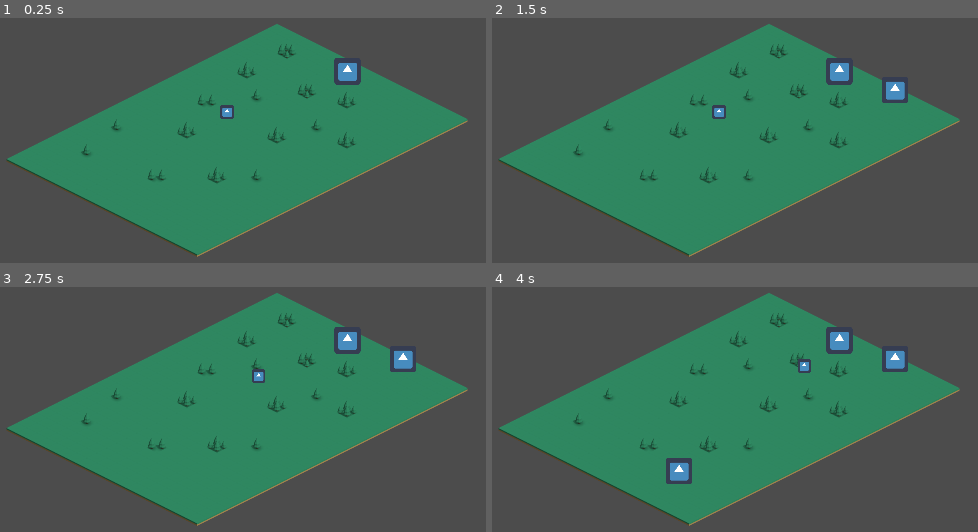
Above: before the commit, frames 1-4 (two rows, left to right).
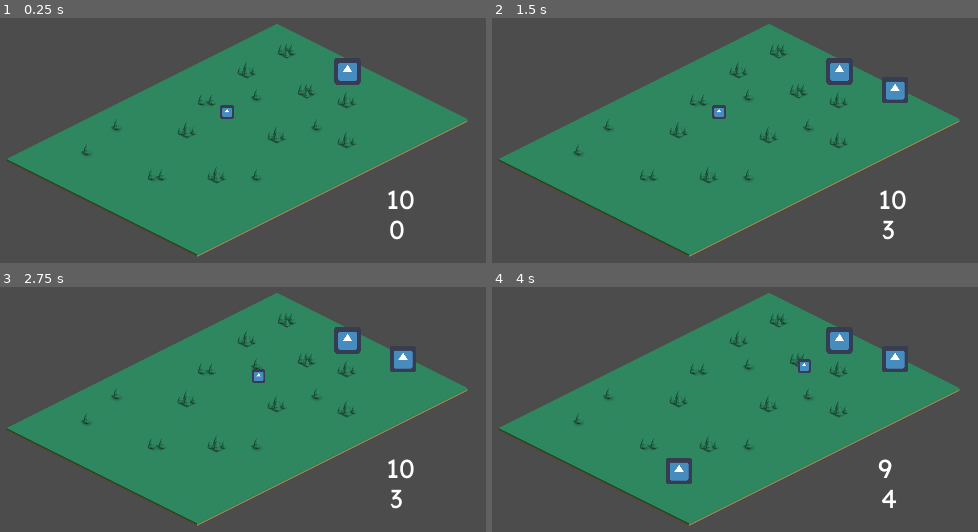
Above: after the commit, the same moments.

Repository: rayosdev/Doorigin
Game: Godot game, scene res://Main.tscn
Two runs of this game, one before a commit and one after it. Both use one fixed random seed, a clock stepped at 60 frames per second and the inputs below. The engine's default icon, where the game draws it, is replaced by a stand-in: a white triangle on a blue panel in a dark square.
Inputs (mouse positions are in pixels of both pictures, inside the frame that each line leads up to):
- Up to frame 1 (0.25 s): no input
- Up to frame 2 (1.5 s): tap Enter at 0.5 s; move the mouse to (895, 89) at 0.52 s; hold D (move_right) 0.53-1.28 s; tap Space (place_tower) at 0.6, 1.25 s; click (895, 89) at 0.67 s; move the mouse to (560, 135) at 1.27 s; hold S (move_down) from 1.28 s (still down); tap F (settle_base) at 1.35 s
- Up to frame 3 (2.75 s): tap Enter at 2 s; move the mouse to (outside the picture) at 2.02 s; release S (move_down) at 2.03 s; hold D (move_right) from 2.03 s (still down); tap Space (place_tower) at 2.1 s
- Up to frame 4 (4 s): move the mouse to (676, 470) at 2.77 s; release D (move_right) at 2.78 s; hold W (move_up) 2.78-3.53 s; tap F (settle_base) at 2.85 s; click (676, 470) at 2.92 s; tap Space (place_tower) at 3.5, 3.6 s; move the mouse to (958, 448) at 3.52 s; hold A (move_left) from 3.53 s (still down)

The runs differ from the first frame. In frame 1, 0.3% of the frame differs, in the area x 79-86%, y 70-91%; in frame 2, 0.3%; in frame 3, 0.3%; in frame 4, 0.2%.

Commit message:
legg til UI med pris og ressurser

Diff:
--- a/Main.tscn
+++ b/Main.tscn
@@ -1,10 +1,12 @@
-[gd_scene load_steps=10 format=2]
+[gd_scene load_steps=14 format=2]
 
 [ext_resource path="res://SnowTileset.tres" type="TileSet" id=1]
 [ext_resource path="res://GrassTileset.tres" type="TileSet" id=2]
 [ext_resource path="res://script/TowerSpawner.gd" type="Script" id=3]
+[ext_resource path="res://script/UI_Canvas.gd" type="Script" id=4]
 [ext_resource path="res://icon.png" type="Texture" id=5]
 [ext_resource path="res://Enemy.gd" type="Script" id=6]
+[ext_resource path="res://assets/fonts/Lexend-VariableFont_wght.ttf" type="DynamicFontData" id=7]
 
 [sub_resource type="CircleShape2D" id=1]
 
@@ -16,6 +18,14 @@
 outlines = [ PoolVector2Array( -539, 118, 109, -207, 566, 22, -83, 347 ), PoolVector2Array( 36, 167, 60, 155, 86, 167,  …(603 unchanged characters)…
 
 [sub_resource type="CircleShape2D" id=4]
+
+[sub_resource type="DynamicFont" id=5]
+size = 64
+font_data = ExtResource( 7 )
+
+[sub_resource type="DynamicFont" id=6]
+size = 64
+font_data = ExtResource( 7 )
 
 [node name="Main" type="Node2D"]
 
@@ -109,5 +119,27 @@
 [node name="TowerSpawner" type="Node2D" parent="."]
 script = ExtResource( 3 )
 
+[node name="UI Canvas" type="Control" parent="."]
+margin_right = 40.0
+margin_bottom = 40.0
+script = ExtResource( 4 )
+
+[node name="ResourcesText" type="Label" parent="UI Canvas"]
+margin_left = 382.0
+margin_top = 171.0
+margin_right = 477.0
+margin_bottom = 196.0
+rect_min_size = Vector2( 400, 400 )
+custom_fonts/font = SubResource( 5 )
+text = "10"
+
+[node name="PriceOfTowerText" type="Label" parent="UI Canvas"]
+margin_left = 390.0
+margin_top = 243.0
+margin_right = 503.0
+margin_bottom = 283.0
+custom_fonts/font = SubResource( 6 )
+text = "2"
+
 [connection signal="area_entered" from="Enemy/Area2D" to="Enemy" method="_on_Area2D_area_entered"]
 [connection signal="timeout" from="Enemy/Timer" to="Enemy" method="_on_Timer_timeout"]
--- /dev/null
+++ b/script/UI_Canvas.gd
@@ -0,0 +1,20 @@
+extends Control
+
+var resources:Label
+var price_of_tower:Label
+
+func _ready():
+	resources = get_node(NodePath("ResourcesText"))
+	price_of_tower = get_node(NodePath("PriceOfTowerText"))
+	resources.text = str(Store.resources)
+	price_of_tower.text = str(Store.price_of_tower)
+	Store.connect("on_resources_change", self, "on_resources_change")
+	Store.connect("on_price_of_tower_change", self, "on_price_of_tower_change")
+	pass
+
+
+func on_resources_change(resource):
+	resources.text = str(resource)
+
+func on_price_of_tower_change(price):
+	price_of_tower.text = str(price)
Binary file added: assets/fonts/Lexend-VariableFont_wght.ttf
